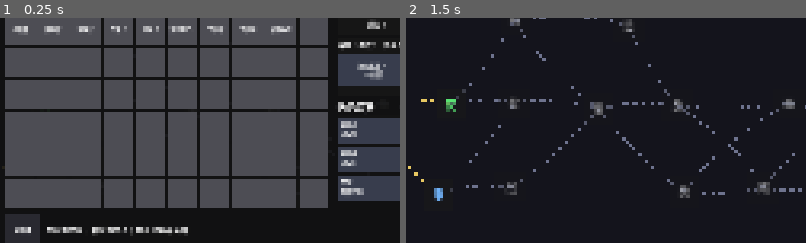
Above: before the commit, frames 1-2 (left to right).
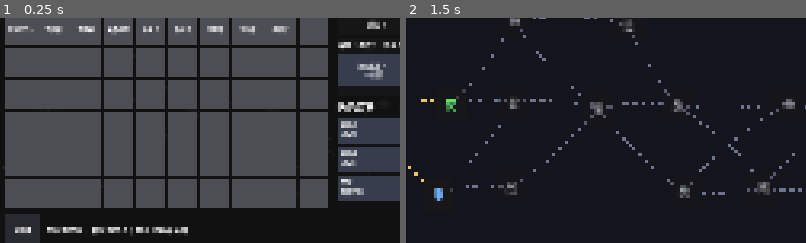
Above: after the commit, the same moments.

Repository: lzh9715/Vertical_Shooter
Game: Godot game, scene res://debug/BackpackTest.tscn
Same seed, same stepped clock (60 frames per second), same inputs: the game is played once before the commit and once after it. This scene is started directly instead of the project's main scene.
Inputs:
- Up to frame 1 (0.25 s): no input
- Up to frame 2 (1.5 s): click "背包 [B]" at 0.5 s; click "关闭" at 1.25 s
The pictures show only the part of the screen within x 14-64%, y 30-80%; the shares and areas given below are measured in that part.

The runs differ from the first frame. In frame 1, 0.8% of the frame differs, in the area x 2-73%, y 3-8%; in frame 2, nothing differs.

Commit message:
fix: 默认法杖装配初始卡组
- 法杖 1 默认装入单发/散射/追踪
- 法杖 2 默认装入穿透/爆裂
- 保证完整流程开局可自动射击
- 背包测试场景补充测试用卡，便于装配体验

Diff:
--- a/debug/BackpackTest.gd
+++ b/debug/BackpackTest.gd
@@ -28,6 +28,7 @@
 	_hint.text = "测试：1 填满背包  2 填满并制造溢出  3 清空溢出  4 重置物品 | 点击法杖切换编辑，编辑法术打开卡槽 | B 开关背包"
 	layer.add_child(_hint)
 
+	_add_test_cards()
 	_map.backpack.open()
 
 func _input(event: InputEvent) -> void:
@@ -46,7 +47,13 @@
 			_map.backpack._refresh()
 		KEY_4:
 			GameFlow._seed_starter_inventory()
+			_add_test_cards()
 			_map.backpack._refresh()
+
+func _add_test_cards() -> void:
+	var inv := GameFlow.get_inventory()
+	for card in ItemCatalog.cards():
+		inv.add_card(card, 1)
 
 func _fill_normal() -> void:
 	var inv := GameFlow.get_inventory()
--- a/debug/WandBattleTest.gd
+++ b/debug/WandBattleTest.gd
@@ -6,20 +6,6 @@
 
 func _ready() -> void:
 	GameFlow.start_run(load("res://data/Level_01.tres"))
-	var inv: GridInventory = GameFlow.get_inventory()
-	var wand0: WandInstance = GameFlow.get_equipment().wand_slots[0]
-	var wand1: WandInstance = GameFlow.get_equipment().wand_slots[1]
-
-	var card_defs: Array[ItemDefinition] = []
-	for i in range(inv.cells.size()):
-		if inv.cells[i] is ItemStack and inv.cells[i].definition.is_card():
-			card_defs.append(inv.cells[i].definition)
-
-	for i in range(card_defs.size()):
-		if i < 3:
-			wand0.add_card(card_defs[i])
-		else:
-			wand1.add_card(card_defs[i])
 
 	var battle = load("res://scenes/battle/Battle.tscn").instantiate()
 	var waves: Array[WaveData] = [load("res://data/waves/Test_Wave.tres")]
--- a/scripts/core/GameFlow.gd
+++ b/scripts/core/GameFlow.gd
@@ -322,27 +322,28 @@
 	var robes := ItemCatalog.robes()
 	var accessories := ItemCatalog.accessories()
 
-	# 法术卡全部先放背包，方便测试装配
-	for card in cards:
-		inventory.add_card(card, 1)
-
 	# 备用宝石 / 装备
 	inventory.add(ItemInstance.create(gems[2]))
 	inventory.add(ItemCatalog.make_instance(hats[0]))
 	inventory.add(ItemCatalog.make_instance(robes[0]))
 	inventory.add(ItemCatalog.make_instance(accessories[0]))
 
-	# 两把已装备法杖：A 宝石/杖身，B 宝石/杖身；卡槽为空，等玩家装配
+	# 两把已装备法杖：默认各装一组卡，保证开局可以射击
 	var wand0 := WandInstance.create(
 		ItemInstance.create(bodies[0]),
 		ItemInstance.create(gems[0])
 	)
+	wand0.add_card(cards[0])  # 单发
+	wand0.add_card(cards[1])  # 散射
+	wand0.add_card(cards[2])  # 追踪
 	equipment.equip_wand(0, wand0)
 
 	var wand1 := WandInstance.create(
 		ItemInstance.create(bodies[1]),
 		ItemInstance.create(gems[1])
 	)
+	wand1.add_card(cards[3])  # 穿透
+	wand1.add_card(cards[4])  # 爆裂
 	equipment.equip_wand(1, wand1)
 
 	equipment.equip_item(ItemCatalog.make_instance(hats[0]))
